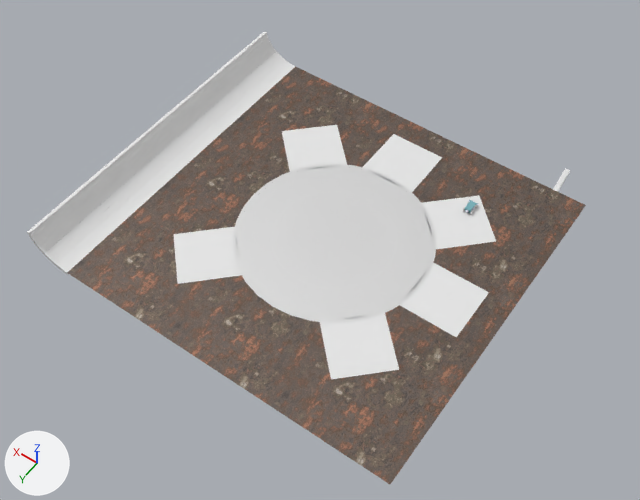
A saved change to the Blender file cs_battleground/arena_files/blender/battleground.blend.
The view is the same before and after, from a 50 mm camera at (-12.6, 18.6, 27.9) aimed at (3.5, -3.9, -7.5). Arrows for +X, +Y and +Z are at lower left; the lights stay in place.

The older version as bpy lines, for what is in view:
```python
ob_cube_023 = bpy.data.objects.new('Cube.023', me_cube_021)
ob_cube_023.location = (8.6, 0.0, 0.28)
ob_cube_023.rotation_euler = (0.0, 3.742, -3.142)  # degrees (0, 214, -180)
ob_cube_023.scale = (0.01, 1.0, 0.01)
ob_cube_024 = bpy.data.objects.new('Cube.024', me_cube_022)
ob_cube_024.location = (8.47, 0.0, 0.2)
ob_cube_024.rotation_euler = (0.0, 0.524, 3.142)  # degrees (0, 30, 180)
ob_cube_024.scale = (0.01, 1.0, 0.01)
ob_cube_025 = bpy.data.objects.new('Cube.025', me_cube_023)
ob_cube_025.location = (8.18, 0.0, 0.06)
ob_cube_025.rotation_euler = (0.0, 0.383, 3.142)  # degrees (0, 22, 180)
ob_cube_025.scale = (0.01, 1.0, 0.01)
ob_cube_026 = bpy.data.objects.new('Cube.026', me_cube_024)
ob_cube_026.location = (8.05, 0.0, 0.02)
ob_cube_026.rotation_euler = (0.0, 0.28, 3.142)  # degrees (0, 16, 180)
ob_cube_026.scale = (0.01, 1.0, 0.01)
ob_cube_027 = bpy.data.objects.new('Cube.027', me_cube_042)
ob_cube_027.location = (7.88, 0.0, -0.02)
ob_cube_027.rotation_euler = (0.0, 0.206, 3.142)  # degrees (0, 12, 180)
ob_cube_027.scale = (0.01, 1.0, 0.01)
ob_cube_028 = bpy.data.objects.new('Cube.028', me_cube_043)
ob_cube_028.location = (7.73, 0.0, -0.05)
ob_cube_028.rotation_euler = (0.0, 0.159, 3.142)  # degrees (0, 9.1, 180)
ob_cube_028.scale = (0.01, 1.0, 0.01)
ob_cube_029 = bpy.data.objects.new('Cube.029', me_cube_044)
ob_cube_029.location = (7.57, 0.0, -0.07)
ob_cube_029.rotation_euler = (0.0, 0.0801, 3.142)  # degrees (0, 4.6, 180)
ob_cube_029.scale = (0.01, 1.0, 0.01)
ob_cube_030 = bpy.data.objects.new('Cube.030', me_cube_045)
ob_cube_030.location = (8.33, 0.0, 0.13)
ob_cube_030.rotation_euler = (0.0, 0.448, 3.142)  # degrees (0, 26, 180)
ob_cube_030.scale = (0.01, 1.0, 0.01)
ob_cube_032 = bpy.data.objects.new('Cube.032', me_cube_047)
ob_cube_032.location = (9.2, 0.0, 1.19)
ob_cube_032.rotation_euler = (0.0, -0.112, 3.142)  # degrees (0, -6.4, 180)
ob_cube_032.scale = (0.01, 1.0, 0.01)
ob_outer_circle = bpy.data.objects.new('outer_circle', me_cube_019)
ob_outer_circle.location = (0.0, -4.5, 0.01)
# also in view: 'catapult_1' at (3.6, -3.6, 0.0); 'catapult_5' at (-3.6, 3.6, 0.0); 'Cube.021' at (8.8, 0.0, 0.5); 'basement' at (0.0, 0.0, 0.0); 'Cube.019' at (9.0, 0.0, 0.7)
```
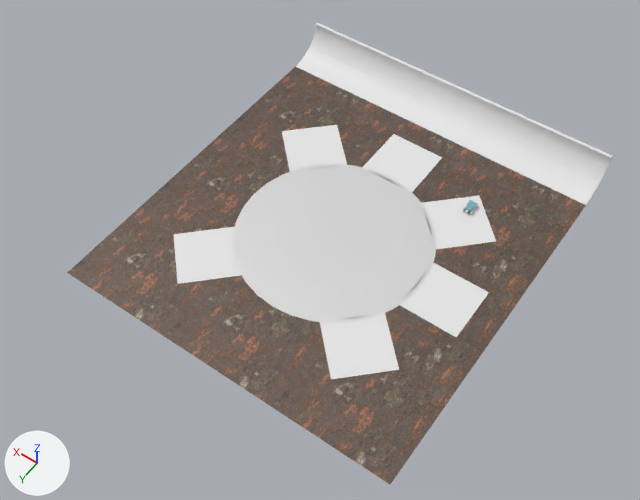
Commit message: fixes wall postion

Location of each change, (x1, y1, x2, y2) in pixels of the pictures (640 x 500 px):
'Cube.032', moved, turned: before (27, 31, 267, 236); after (315, 27, 612, 163)
'Cube.022', moved, turned: before (41, 49, 276, 254); after (309, 45, 602, 182)
'Cube.023', moved, turned: before (44, 51, 279, 257); after (308, 48, 600, 186)
'Cube.021', moved, turned: before (38, 46, 274, 251); after (311, 42, 604, 179)
'Cube.020', moved, turned: before (36, 43, 272, 248); after (312, 39, 606, 176)
'Cube.024', moved, turned: before (47, 54, 281, 260); after (306, 51, 598, 189)
'Cube.019', moved, turned: before (33, 41, 271, 245); after (313, 36, 607, 172)
'Cube.030', moved, turned: before (50, 56, 283, 263); after (305, 53, 596, 193)
'Cube.025', moved, turned: before (53, 58, 285, 266); after (303, 56, 594, 195)
'Cube.018', moved, turned: before (31, 38, 269, 242); after (314, 33, 608, 169)
'Cube.026', moved, turned: before (56, 60, 288, 268); after (301, 58, 593, 198)
'Cube.027', moved, turned: before (59, 62, 290, 270); after (299, 61, 591, 201)
'Cube.031', moved, turned: before (29, 35, 268, 239); after (315, 30, 610, 166)
'Cube.028', moved, turned: before (62, 64, 293, 273); after (297, 63, 589, 204)
'Cube.029', moved, turned: before (65, 65, 295, 275); after (296, 65, 587, 207)
'Cube.033', added: after (316, 23, 613, 160)

Edits to the bpy script that builds the scene:
```text
Change ob_cube_030:
    ob_cube_030.location: (8.33, 0.0, 0.13) -> (0.0, -8.33, 0.13)
    ob_cube_030.rotation_euler: (0.0, 0.448, 3.142) -> (0.0, 0.448, 1.571)  # degrees (0, 26, 180) -> degrees (0, 26, 90)
Change ob_cube_029:
    ob_cube_029.location: (7.57, 0.0, -0.07) -> (0.0, -7.58, -0.07)
    ob_cube_029.rotation_euler: (0.0, 0.0801, 3.142) -> (0.0, 0.0801, 1.571)  # degrees (0, 4.6, 180) -> degrees (0, 4.6, 90)
Change ob_cube_028:
    ob_cube_028.location: (7.73, 0.0, -0.05) -> (0.0, -7.74, -0.05)
    ob_cube_028.rotation_euler: (0.0, 0.159, 3.142) -> (0.0, 0.159, 1.571)  # degrees (0, 9.1, 180) -> degrees (0, 9.1, 90)
Change ob_cube_027:
    ob_cube_027.location: (7.88, 0.0, -0.02) -> (0.0, -7.89, -0.02)
    ob_cube_027.rotation_euler: (0.0, 0.206, 3.142) -> (0.0, 0.206, 1.571)  # degrees (0, 12, 180) -> degrees (0, 12, 90)
Change ob_cube_026:
    ob_cube_026.location: (8.05, 0.0, 0.02) -> (0.0, -8.05, 0.02)
    ob_cube_026.rotation_euler: (0.0, 0.28, 3.142) -> (0.0, 0.28, 1.571)  # degrees (0, 16, 180) -> degrees (0, 16, 90)
Change ob_cube_025:
    ob_cube_025.location: (8.18, 0.0, 0.06) -> (0.0, -8.19, 0.07)
    ob_cube_025.rotation_euler: (0.0, 0.383, 3.142) -> (0.0, 0.383, 1.571)  # degrees (0, 22, 180) -> degrees (0, 22, 90)
Change ob_cube_024:
    ob_cube_024.location: (8.47, 0.0, 0.2) -> (0.0, -8.47, 0.2)
    ob_cube_024.rotation_euler: (0.0, 0.524, 3.142) -> (0.0, 0.524, 1.571)  # degrees (0, 30, 180) -> degrees (0, 30, 90)
Change ob_cube_023:
    ob_cube_023.location: (8.6, 0.0, 0.28) -> (0.0, -8.61, 0.28)
    ob_cube_023.rotation_euler: (0.0, 3.742, -3.142) -> (0.0, 3.742, -4.712)  # degrees (0, 214, -180) -> degrees (0, 214, -270)
Change ob_cube_022:
    ob_cube_022.location: (8.73, 0.0, 0.38) -> (0.0, -8.73, 0.38)
    ob_cube_022.rotation_euler: (0.0, 0.714, 3.142) -> (0.0, 0.714, 1.571)  # degrees (0, 41, 180) -> degrees (0, 41, 90)
Change ob_cube_021:
    ob_cube_021.location: (8.84, 0.0, 0.49) -> (0.0, -8.85, 0.49)
    ob_cube_021.rotation_euler: (0.0, -0.781, 3.142) -> (0.0, -0.781, 1.571)  # degrees (0, -45, 180) -> degrees (0, -45, 90)
Change ob_cube_020:
    ob_cube_020.location: (8.95, 0.0, 0.61) -> (0.0, -8.95, 0.61)
    ob_cube_020.rotation_euler: (0.0, 0.91, 3.142) -> (0.0, 0.91, 1.571)  # degrees (0, 52, 180) -> degrees (0, 52, 90)
Change ob_cube_019:
    ob_cube_019.location: (9.04, 0.0, 0.74) -> (0.0, -9.04, 0.74)
    ob_cube_019.rotation_euler: (0.0, 1.023, 3.142) -> (0.0, 1.023, 1.571)  # degrees (0, 59, 180) -> degrees (0, 59, 90)
Change ob_cube_018:
    ob_cube_018.location: (9.11, 0.0, 0.88) -> (0.0, -9.12, 0.88)
    ob_cube_018.rotation_euler: (0.0, -0.465, 3.142) -> (0.0, -0.465, 1.571)  # degrees (0, -27, 180) -> degrees (0, -27, 90)
Change ob_cube_031:
    ob_cube_031.location: (9.17, 0.0, 1.03) -> (0.0, -9.18, 1.03)
    ob_cube_031.rotation_euler: (0.0, -0.287, 3.142) -> (0.0, -0.287, 1.571)  # degrees (0, -16, 180) -> degrees (0, -16, 90)
Change ob_cube_032:
    ob_cube_032.location: (9.2, 0.0, 1.19) -> (0.0, -9.21, 1.19)
    ob_cube_032.rotation_euler: (0.0, -0.112, 3.142) -> (0.0, -0.112, 1.571)  # degrees (0, -6.4, 180) -> degrees (0, -6.4, 90)
Add ob_cube_033:
    ob_cube_033 = bpy.data.objects.new('Cube.033', me_cube_047.copy())  # the mesh of ob_cube_032
    ob_cube_033.location = (0.0, -9.22, 1.35)
    ob_cube_033.rotation_euler = (0.0, 0.000789, 1.571)  # degrees (0, 0, 90)
    ob_cube_033.scale = (0.01, 1.0, 0.01)
```
